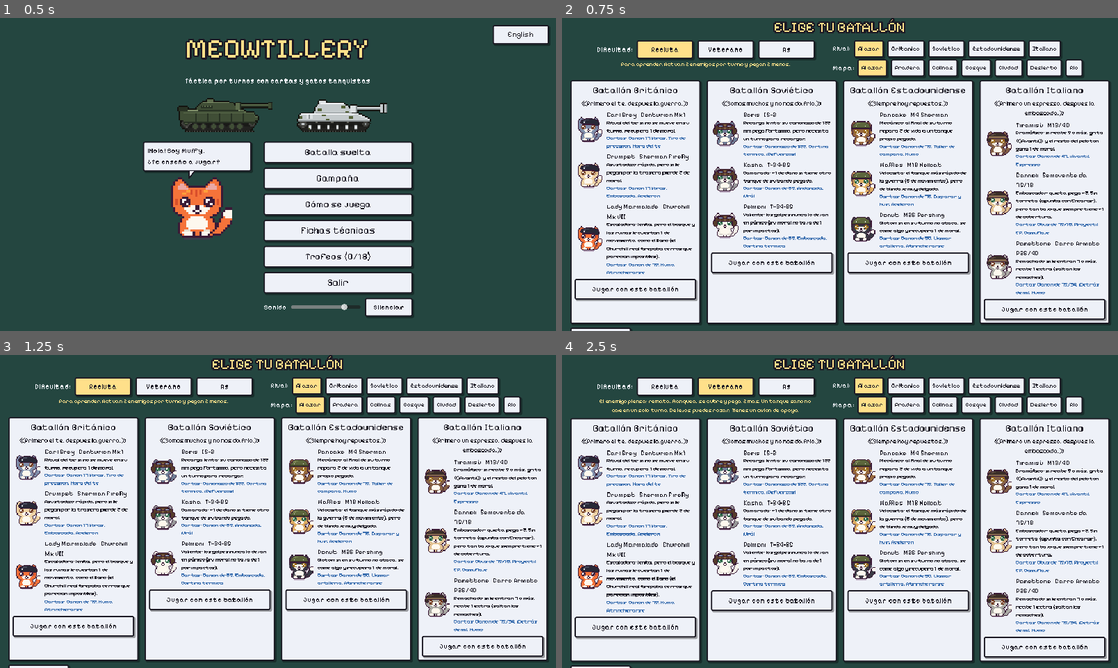
Above: before the commit, frames 1-4 (two rows, left to right).
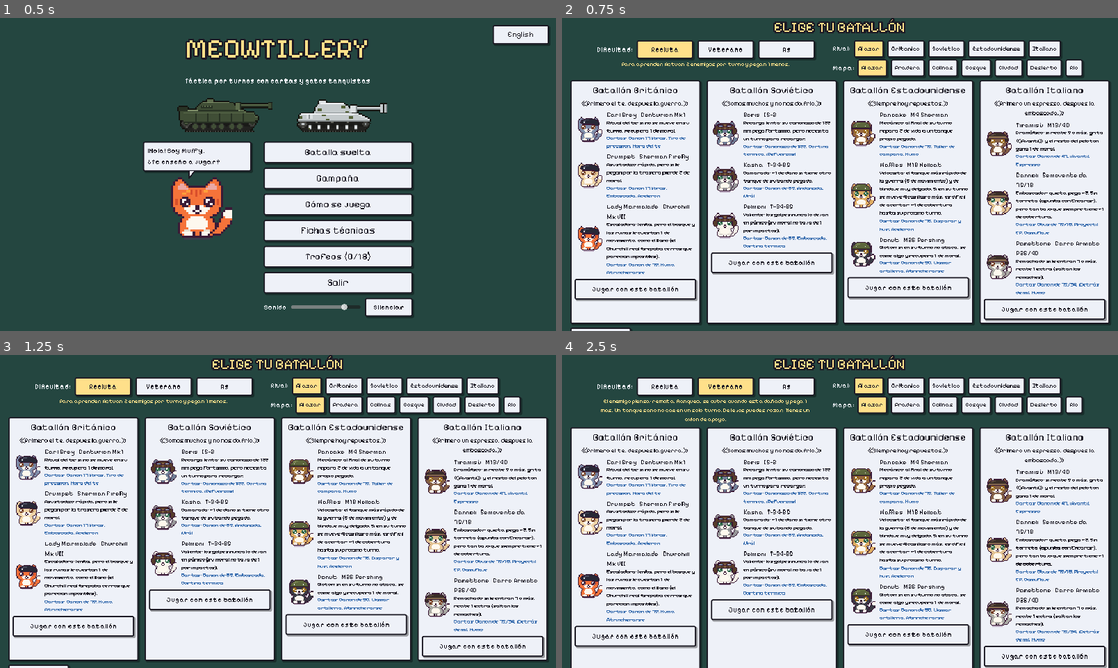
Above: after the commit, the same moments.

Repository: metaliaw/meowtillery
Game: Godot game, scene res://scenes/menu.tscn
Two runs of this game, one before a commit and one after it. Both use one fixed random seed, a clock stepped at 60 frames per second and the inputs below.
Inputs:
- Up to frame 1 (0.5 s): no input
- Up to frame 2 (0.75 s): click "Batalla suelta" at 0.5 s
- Up to frame 3 (1.25 s): no input
- Up to frame 4 (2.5 s): click "Recluta" at 1.25 s; click "Veterano" at 2 s

Frame 1 is identical in both runs. In frame 2, 2.7% of the frame differs, in the area x 10-74%, y 14-90%; in frame 3, 2.7%; in frame 4, 20%, in the area x 1-99%, y 14-100%.

Commit message:
Comentarios del playtester: IA que se cubre, más dificultad y tablero más claro
- Sonido: silenciar ya no usa set_bus_mute (en la web dejaba el juego mudo
  para siempre); en silencio no se toca nada y se cortan los sonidos.
- Panel derecho del combate sin barra de scroll a la vista.
- Restos en llamas solo el turno del derribo; después, una mancha de
  quemado y la casilla se ve libre.
- Base de color del bando bajo cada tanque (azul/rojo) y galones de clase
  (1 ligero, 2 medio, 3 pesado; campo `clase`), también en la ficha.
- IA de Veterano y As: elige la acción en vez de al azar (se cubre y se
  repliega si está muy dañada; dispara si alcanza; grito si hay tanques
  cerca) y juega con cautela cuando va perdiendo, sin dejar de acercarse.
- Dificultad: Recluta pega 1 menos (antes 2), Veterano y As pegan 1 más.
  Waffles (velocista): si se mueve 4+ casillas, +1 de cobertura.
- .gitattributes con LF: un \r\n rompía las claves de traducción de los
  textos de varias líneas. revisar_traduccion.py ahora lo avisa.

Co-Authored-By: Claude Opus 5.5 <noreply@anthropic.com>

Diff:
--- a/data/batallones.json
+++ b/data/batallones.json
@@ -9,6 +9,7 @@
     "unidades": [
       {
         "id": "earl_grey",
+        "clase": 3,
         "nombre": "Earl Grey",
         "inspirado_en": "Centurion Mk1",
         "sprite": "res://assets/centurion.png",
@@ -50,6 +51,7 @@
       },
       {
         "id": "crumpet",
+        "clase": 2,
         "nombre": "Crumpet",
         "inspirado_en": "Sherman Firefly",
         "sprite": "res://assets/firefly.png",
@@ -87,6 +89,7 @@
       },
       {
         "id": "marmalade",
+        "clase": 3,
         "nombre": "Lady Marmalade",
         "inspirado_en": "Churchill Mk VII",
         "sprite": "res://assets/churchill.png",
@@ -140,6 +143,7 @@
     "unidades": [
       {
         "id": "boris",
+        "clase": 3,
         "nombre": "Boris",
         "inspirado_en": "IS-2",
         "sprite": "res://assets/is2.png",
@@ -182,6 +186,7 @@
       },
       {
         "id": "kasha",
+        "clase": 2,
         "nombre": "Kasha",
         "inspirado_en": "T-34-85",
         "sprite": "res://assets/t34_85.png",
@@ -223,6 +228,7 @@
       },
       {
         "id": "pelmeni",
+        "clase": 2,
         "nombre": "Pelmeni",
         "inspirado_en": "T-34-85",
         "sprite": "res://assets/t34_85.png",
@@ -265,6 +271,7 @@
     ],
     "refuerzo": {
       "id": "mishka",
+      "clase": 2,
       "nombre": "Mishka",
       "inspirado_en": "T-34-85",
       "sprite": "res://assets/t34_85.png",
@@ -321,6 +328,7 @@
     "unidades": [
       {
         "id": "pancake",
+        "clase": 2,
         "nombre": "Pancake",
         "inspirado_en": "M4 Sherman",
         "sprite": "res://assets/sherman.png",
@@ -362,6 +370,7 @@
       },
       {
         "id": "waffles",
+        "clase": 1,
         "nombre": "Waffles",
         "inspirado_en": "M18 Hellcat",
         "sprite": "res://assets/hellcat.png",
@@ -379,7 +388,7 @@
         "movimiento": 6,
         "moral": 5,
         "mania": "velocista",
-        "mania_texto": "Velocista: el tanque más rápido de la guerra (6 de movimiento), pero de blindaje muy delgado.",
+        "mania_texto": "Velocista: el tanque más rápido de la guerra (6 de movimiento) y de blindaje muy delgado. Si en su turno se mueve 4 casillas o más, es difícil de acertar: +1 de cobertura hasta su próximo turno.",
         "habilidades": [
           "disparo_76",
           "disparar_y_huir",
@@ -399,6 +408,7 @@
       },
       {
         "id": "donut",
+        "clase": 3,
         "nombre": "Donut",
         "inspirado_en": "M26 Pershing",
         "sprite": "res://assets/pershing.png",
@@ -457,6 +467,7 @@
     "unidades": [
       {
         "id": "tiramisu",
+        "clase": 2,
         "nombre": "Tiramisù",
         "inspirado_en": "M13/40",
         "sprite": "res://assets/m13_40.png",
@@ -498,6 +509,7 @@
       },
       {
         "id": "cannoli",
+        "clase": 1,
         "nombre": "Cannoli",
         "inspirado_en": "Semovente da 75/18",
         "sprite": "res://assets/semovente.png",
@@ -537,6 +549,7 @@
       },
       {
         "id": "panettone",
+        "clase": 3,
         "nombre": "Panettone",
         "inspirado_en": "Carro Armato P26/40",
         "sprite": "res://assets/p40.png",
--- a/data/idioma/en.json
+++ b/data/idioma/en.json
@@ -207,9 +207,6 @@
  "Salir": "Quit",
  "Teniente Michi": "Lieutenant Michi",
  "Mandona: cada turno ordena a un tanque que ataque. Si obedece, +1 energía el turno siguiente; si no, ese tanque pierde 1 de moral.": "Bossy: every turn she orders one tank to attack. If it obeys, +1 energy next turn; if not, that tank loses 1 morale.",
- "Para aprender. Actúan 2 enemigos por turno y pegan 2 menos.": "For learning. 2 enemies act per turn and they hit 2 less.",
- "El enemigo piensa: remata, flanquea, se cubre y pega 2 más. Un tanque sano no cae en un solo turno. De lejos puedes rozar. Tienes un avión de apoyo.": "The enemy thinks: it finishes off, flanks, takes cover and hits 2 more. A healthy tank can't fall in a single turn. From far away you can graze. You get a support plane.",
- "Sin piedad: actúan todos, pegan 2 más y no hay red de seguridad. El rival también pide un avión.": "No mercy: they all act, hit 2 more and there's no safety net. The rival calls in a plane too.",
  "Pradera": "Meadow",
  "Colinas": "Hills",
  "Bosque": "Forest",
@@ -282,7 +279,6 @@
  "Cañón de 75": "75 mm Gun",
  "Taller": "Workshop",
  "Waffles": "Waffles",
- "Velocista: el tanque más rápido de la guerra (6 de movimiento), pero de blindaje muy delgado.": "Speedster: the fastest tank of the war (6 movement), but with very thin armor.",
  "Cañón de 76": "76 mm Gun",
  "Donut": "Donut",
  "Glotón: si en su turno no ataca, se come algo y recupera 1 de moral.": "Glutton: if he doesn't attack on his turn, he grabs a snack and regains 1 morale.",
@@ -502,5 +498,13 @@
  "Termina la campaña con los italianos.": "Finish the campaign with the Italians.",
  "Gato de biblioteca": "Library cat",
  "Mira todas las fichas técnicas.": "Read all the tech sheets.",
- "Haz clic para empezar": "Click to start"
+ "Haz clic para empezar": "Click to start",
+ "Ligero": "Light",
+ "Medio": "Medium",
+ "Pesado": "Heavy",
+ "%s se repliega a cubierto.": "%s falls back to cover.",
+ "Velocista: el tanque más rápido de la guerra (6 de movimiento) y de blindaje muy delgado. Si en su turno se mueve 4 casillas o más, es difícil de acertar: +1 de cobertura hasta su próximo turno.": "Speedster: the fastest tank of the war (6 movement) with very thin armor. If it moves 4 or more squares on its turn, it's hard to hit: +1 cover until its next turn.",
+ "Para aprender. Actúan 2 enemigos por turno y pegan 1 menos.": "For learning. 2 enemies act per turn and they hit 1 less.",
+ "El enemigo piensa: remata, flanquea, se cubre cuando está dañado y pega 1 más. Un tanque sano no cae en un solo turno. De lejos puedes rozar. Tienes un avión de apoyo.": "The enemy thinks: it finishes off, flanks, takes cover when damaged and hits 1 more. A healthy tank can't fall in a single turn. From far away you can graze. You get a support plane.",
+ "Sin piedad: actúan todos, piensan, pegan 1 más y no hay red de seguridad. El rival también pide un avión.": "No mercy: they all act, they think, hit 1 more and there's no safety net. The rival calls in a plane too."
 }
--- a/scripts/combate.gd
+++ b/scripts/combate.gd
@@ -42,6 +42,16 @@
 const GOLPE_QUE_SALTA_REMACHES := 7
 const DISTANCIA_CAMUFLAJE := 3
 const PENALIZACION_FUERA_DEL_FRENTE := 2
+## IA lista: con este daño (fracción de la vida perdida) y tanques tuyos cerca, se cubre.
+const HERIDO_PARA_CUBRIRSE := 0.55
+## Alcance que la IA le supone a tus cañones para saber si una casilla es peligrosa.
+const ALCANCE_TIPICO := 4
+const PASOS_PARA_ESQUIVAR := 4
+const COBERTURA_ESQUIVA := 1
+## IA lista con cautela: puntos que resta cada tanque tuyo que alcanzaría la casilla.
+## Bajo a propósito: elige casillas más protegidas, pero no deja de acercarse (si se
+## escondiera, la batalla no terminaría).
+const RIESGO_POR_AMENAZA := 3.0
 ## Dado de eventos del frente: al empezar el turno TURNO_DADO se tira un dado de 6 y pasa
 ## algo que dura ese turno (el tuyo y la fase enemiga que le sigue).
 ## Minas (mapa del desierto): al pasar por una se tira un dado; con 1 o 2, explota.
@@ -363,13 +373,21 @@
 ## Cobertura de `u` donde está: la del terreno más su perfil bajo (el Semovente, sin
 ## torreta, es tan bajo que siempre tiene +1).
 func cobertura_de(u: Dictionary) -> int:
-	return mapa.cobertura(u["pos"]) + int(u.get("perfil_bajo", 0))
+	return mapa.cobertura(u["pos"]) + int(u.get("perfil_bajo", 0)) + _esquiva(u)
+
+
+## Manía "velocista" (el Hellcat): si en su turno se movió PASOS_PARA_ESQUIVAR casillas o
+## más, es difícil de acertar: +COBERTURA_ESQUIVA hasta su próximo turno.
+func _esquiva(u: Dictionary) -> int:
+	if u.get("mania") == "velocista" and int(u.get("pasos_turno", 0)) >= PASOS_PARA_ESQUIVAR:
+		return COBERTURA_ESQUIVA
+	return 0
 
 
 ## Cobertura de `u` contra este ataque (la artillería ignora la del terreno, no el perfil).
 func _cobertura_para(c: Dictionary, u: Dictionary) -> int:
 	var terreno := 0 if c.get("ignora_cobertura", false) else mapa.cobertura(u["pos"])
-	return terreno + int(u.get("perfil_bajo", 0))
+	return terreno + int(u.get("perfil_bajo", 0)) + _esquiva(u)
 
 
 ## Repara vida (sin pasar del máximo) y lo avisa con un texto verde.
@@ -633,6 +651,7 @@
 	if i["absorbido"] > 0:
 		texto += tr(" (%d absorbido)") % i["absorbido"]
 	if not vivo(u):
+		u["turno_caida"] = turno  # el tablero deja los restos en llamas solo ese turno
 		texto += tr(". ¡Fuera de combate! El gato escapa a salvo.")
 		evento.emit("explosion")
 		_capturar_de(u)
@@ -932,6 +951,7 @@
 		u["escudo"] = 0
 		u["mov_restante"] = u["movimiento"]
 		u["se_movio"] = false
+		u["pasos_turno"] = 0
 		u["ataques_turno"] = 0
 		# Habilidades: se pueden volver a usar y las recargas avanzan un turno.
 		u["usadas"] = {}
@@ -1051,7 +1071,10 @@
 			e["intencion"] = {"nombre": tr("En reserva"), "reserva": true}
 		else:
 			var acciones: Array = e["acciones"]
-			var a: Dictionary = acciones[rng.randi_range(0, acciones.size() - 1)].duplicate(true)
+			var indice := rng.randi_range(0, acciones.size() - 1)
+			if dificultad.get("ia_lista", false):
+				indice = _accion_pensada(e, acciones, indice)
+			var a: Dictionary = acciones[indice].duplicate(true)
 			if a.has("alcance"):
 				a["alcance"] = _rango(a["alcance"])
 			if a.has("dano"):
@@ -1059,6 +1082,89 @@
 				a["dano"] = maxi(int(a["dano"]) + int(dificultad.get("bonus_dano", 0)), 1)
 			e["intencion"] = a
 	_planear_aereo_enemigo()
+
+
+## IA lista (Veterano y As): en vez de elegir la acción al azar, piensa.
+##   - muy dañado y con tanques tuyos cerca: se cubre con escudo (y se retira, ver _celda_segura);
+##   - si su ataque alcanza a alguien este turno: dispara con el mejor;
+##   - si no llega, y tiene un grito, baja la moral de los que estén cerca;
+##   - si no, avanza con su ataque.
+func _accion_pensada(e: Dictionary, acciones: Array, por_defecto: int) -> int:
+	var ataque := -1
+	var escudo := -1
+	var grito := -1
+	for k in acciones.size():
+		var a: Dictionary = acciones[k]
+		if a.has("dano") and (ataque < 0 or int(a["dano"]) > int(acciones[ataque]["dano"])):
+			ataque = k
+		elif a.has("escudo"):
+			escudo = k
+		elif a.has("moral"):
+			grito = k
+	var herido := 1.0 - float(e["casco"]) / float(e["casco_max"])
+	if escudo >= 0 and herido >= HERIDO_PARA_CUBRIRSE and amenaza_aliada(e["pos"]) >= 1:
+		return escudo
+	if ataque >= 0 and _ataque_alcanza(e, acciones[ataque]):
+		return ataque
+	if grito >= 0:
+		var radio := int(acciones[grito].get("radio", 99)) + int(e["movimiento"])
+		for u in aliados:
+			if vivo(u) and Mapa.distancia(u["pos"], e["pos"]) <= radio:
+				return grito
+	return ataque if ataque >= 0 else por_defecto
+
+
+## ¿Este ataque alcanzaría a algún tanque tuyo en la próxima fase (moviéndose primero)?
+func _ataque_alcanza(e: Dictionary, accion_def: Dictionary) -> bool:
+	var a: Dictionary = accion_def.duplicate(true)
+	a["alcance"] = _rango(a["alcance"])
+	var antes: Dictionary = e["intencion"]
+	e["intencion"] = a
+	var zona := celdas_amenaza(e)
+	e["intencion"] = antes
+	for u in aliados:
+		if vivo(u) and zona.has(u["pos"]):
+			return true
+	return false
+
+
+## Cuántos tanques tuyos podrían pegarle a quien esté en `celda` (moverse + un alcance típico).
+func amenaza_aliada(celda: Vector2i) -> int:
+	var n := 0
+	for u in aliados:
+		if vivo(u) and Mapa.distancia(u["pos"], celda) <= int(u["movimiento"]) + ALCANCE_TIPICO:
+			n += 1
+	return n
+
+
+## Casilla a la que se retira un enemigo que se cubre: la menos amenazada, mejor con
+## cobertura y lejos de tus tanques.
+func _celda_segura(e: Dictionary, opciones: Dictionary) -> Vector2i:
+	var mejor: Vector2i = e["pos"]
+	var mejor_puntaje := -INF
+	for celda in opciones:
+		var cerca := 1 << 20
+		for u in aliados:
+			if vivo(u):
+				cerca = mini(cerca, Mapa.distancia(u["pos"], celda))
+		var puntaje: float = -amenaza_aliada(celda) * 10.0 + mapa.cobertura(celda) * 4.0 + cerca \
+			- int(opciones[celda][0]) * 0.1
+		if puntaje > mejor_puntaje:
+			mejor_puntaje = puntaje
+			mejor = celda
+	return mejor
+
+
+## Cuánto le importa a un enemigo quedar expuesto (0 = nada). Crece si está dañado o si su
+## bando va perdiendo (menos tanques en pie que los tuyos).
+func _cautela(e: Dictionary) -> float:
+	var herido := 1.0 - float(e["casco"]) / float(e["casco_max"])
+	var mios := enemigos.filter(func(x): return vivo(x)).size()
+	var tuyos := aliados.filter(func(x): return vivo(x)).size()
+	var c := herido if herido >= 0.5 else 0.0
+	if mios < tuyos:
+		c = maxf(c, 0.5)
+	return c
 
 
 ## Cuántos enemigos actúan por turno con la dificultad actual.
@@ -1121,6 +1227,7 @@
 func _turno_enemigo() -> void:
 	for e in enemigos:
 		e["se_movio"] = false
+		e["pasos_turno"] = 0
 		e["ataques_turno"] = 0
 	_sanos_en_fase.clear()
 	if dificultad.get("salvavidas", false):
@@ -1192,6 +1299,12 @@
 					u["moral"] = maxi(u["moral"] - int(a["moral"]), 0)
 					_avisar(u, tr("-%d moral") % int(a["moral"]), "malo")
 		if a.has("escudo"):
+			if dificultad.get("ia_lista", false) and not a.has("dano"):
+				var opciones := casillas_de_movimiento(e, movimiento_de(e))
+				var segura := _celda_segura(e, opciones)
+				if segura != e["pos"]:
+					_mover_a(e, segura, opciones)
+					_anotar(tr("%s se repliega a cubierto.") % e["nombre"])
 			_anotar(tr("%s usa %s.") % [e["nombre"], a["nombre"]])
 			e["escudo"] += int(a["escudo"])
 			_avisar(e, tr("+%d escudo") % int(a["escudo"]), "escudo")
@@ -1255,8 +1368,10 @@
 	var original: Vector2i = e["pos"]
 	var mejor := {}
 	var mejor_puntaje := -INF
+	var cautela := _cautela(e)
 	for celda in opciones:
 		var coste: int = opciones[celda][0]
+		var riesgo := amenaza_aliada(celda) * RIESGO_POR_AMENAZA * cautela
 		e["pos"] = celda  # para que el bono de "camarada" mire desde la casilla candidata
 		e["se_movio"] = celda != original  # y el de "emboscador" sepa si se movió
 		var cerca := 1 << 20
@@ -1271,12 +1386,12 @@
 			var imp := calcular_impacto(u, int(a["dano"]) + bonus_de_ataque(e, a, u), pen, lado, cobertura_de(u))
 			var herido := 1.0 - float(u["casco"]) / float(u["casco_max"])
 			var puntaje: float = 1000.0 + imp["al_casco"] * 10.0 + (300.0 if imp["derriba"] else 0.0) \
-				+ herido * 20.0 + mapa.cobertura(celda) * 4.0 - coste
+				+ herido * 20.0 + mapa.cobertura(celda) * 4.0 - coste - riesgo
 			if puntaje > mejor_puntaje:
 				mejor_puntaje = puntaje
 				mejor = {"celda": celda, "objetivo": u}
 		# Sin blanco a tiro: acercarse, mejor si es a cubierto.
-		var acercarse := -cerca * 10.0 + mapa.cobertura(celda) * 3.0 - coste
+		var acercarse := -cerca * 10.0 + mapa.cobertura(celda) * 3.0 - coste - riesgo
 		if mejor_puntaje < 1000.0 and acercarse > mejor_puntaje:
 			mejor_puntaje = acercarse
 			mejor = {"celda": celda, "objetivo": _aliado_mas_cercano(celda)}
@@ -1312,6 +1427,7 @@
 	u["orientacion"] = celda - anterior
 	u["pos"] = celda
 	u["se_movio"] = true
+	u["pasos_turno"] = int(u.get("pasos_turno", 0)) + camino.size() - 1
 	_descamuflar(u)
 	accion.emit({"tipo": "mover", "clave": u.get("clave", ""), "camino": camino, "orientacion": u["orientacion"]})
 	for paso in camino.slice(1):
--- a/scripts/escena_combate.gd
+++ b/scripts/escena_combate.gd
@@ -122,9 +122,10 @@
 	var scroll := ScrollContainer.new()
 	scroll.size_flags_vertical = Control.SIZE_EXPAND_FILL
 	scroll.horizontal_scroll_mode = ScrollContainer.SCROLL_MODE_DISABLED
-	var margen_scroll := MarginContainer.new()  # que la barra de scroll no tape el final de las líneas
+	# Sin barra a la vista (distraía): lo que no cabe, que es el registro, se ve con la rueda.
+	scroll.vertical_scroll_mode = ScrollContainer.SCROLL_MODE_SHOW_NEVER
+	var margen_scroll := MarginContainer.new()
 	margen_scroll.size_flags_horizontal = Control.SIZE_EXPAND_FILL
-	margen_scroll.add_theme_constant_override("margin_right", 14)
 	scroll.add_child(margen_scroll)
 	var lateral := VBoxContainer.new()
 	lateral.size_flags_horizontal = Control.SIZE_EXPAND_FILL
--- a/scripts/ficha.gd
+++ b/scripts/ficha.gd
@@ -87,7 +87,9 @@
 		_retrato.visible = false
 	_retrato.modulate = Color(1, 1, 1, 1) if vivo else Color(1, 1, 1, 0.5)
 	_nombre.text = u["nombre"]
-	_tanque.text = u.get("inspirado_en", "")
+	var clase := int(u.get("clase", 0))
+	var nombre_clase: String = [tr("Ligero"), tr("Medio"), tr("Pesado")][clamp(clase, 1, 3) - 1] if clase > 0 else ""
+	_tanque.text = u.get("inspirado_en", "") + ("  ·  %s %s" % [nombre_clase, "▲".repeat(clase)] if clase > 0 else "")
 	_diagrama.configurar(u["blindaje"], u["orientacion"], resaltar if vivo else "")
 	_barras.configurar(u, combate)
 	var terreno: Dictionary = combate.mapa.terreno(u["pos"])
--- a/scripts/partida.gd
+++ b/scripts/partida.gd
@@ -20,13 +20,13 @@
 
 ## Niveles de dificultad (ver Combate.dificultad). Calibrados con tools/qa/simular.gd.
 const DIFICULTADES := {
-	"recluta": {"nombre": "Recluta", "texto": "Para aprender. Actúan 2 enemigos por turno y pegan 2 menos.",
-		"acciones_max": 2, "bonus_dano": -2, "ia_lista": false, "salvavidas": true, "dado_amable": true},
-	"veterano": {"nombre": "Veterano", "texto": "El enemigo piensa: remata, flanquea, se cubre y pega 2 más. Un tanque sano no cae en un solo turno. De lejos puedes rozar. Tienes un avión de apoyo.",
-		"acciones_max": 3, "bonus_dano": 2, "ia_lista": true, "salvavidas": true, "punteria": true,
+	"recluta": {"nombre": "Recluta", "texto": "Para aprender. Actúan 2 enemigos por turno y pegan 1 menos.",
+		"acciones_max": 2, "bonus_dano": -1, "ia_lista": false, "salvavidas": true, "dado_amable": true},
+	"veterano": {"nombre": "Veterano", "texto": "El enemigo piensa: remata, flanquea, se cubre cuando está dañado y pega 1 más. Un tanque sano no cae en un solo turno. De lejos puedes rozar. Tienes un avión de apoyo.",
+		"acciones_max": 3, "bonus_dano": 1, "ia_lista": true, "salvavidas": true, "punteria": true,
 		"aereo": true},
-	"as": {"nombre": "As", "texto": "Sin piedad: actúan todos, pegan 2 más y no hay red de seguridad. El rival también pide un avión.",
-		"acciones_max": 4, "bonus_dano": 2, "ia_lista": true, "punteria": true,
+	"as": {"nombre": "As", "texto": "Sin piedad: actúan todos, piensan, pegan 1 más y no hay red de seguridad. El rival también pide un avión.",
+		"acciones_max": 4, "bonus_dano": 1, "ia_lista": true, "punteria": true,
 		"aereo": true, "aereo_enemigo": true},
 }
 
--- a/scripts/sonido.gd
+++ b/scripts/sonido.gd
@@ -64,11 +64,21 @@
 	_guardar_ajustes()
 
 
+## Silencio sin usar set_bus_mute: en la versión web (audio por "samples" del navegador),
+## silenciar el bus y volver a activarlo dejaba el juego mudo para siempre. Ahora, en
+## silencio no se toca nada y se cortan los sonidos que estuvieran sonando.
 func _aplicar() -> void:
 	var bus := AudioServer.get_bus_index("Master")
+	AudioServer.set_bus_mute(bus, false)
 	AudioServer.set_bus_volume_db(bus, linear_to_db(maxf(volumen, 0.0001)))
-	AudioServer.set_bus_mute(bus, silencio or volumen <= 0.001)
+	if mudo():
+		for r in _reproductores:
+			r.stop()
 	ajustes_cambiados.emit()
+
+
+func mudo() -> bool:
+	return silencio or volumen <= 0.001
 
 
 func _cargar_ajustes() -> void:
@@ -87,7 +97,7 @@
 
 
 func tocar(nombre: String) -> void:
-	if not _flujos.has(nombre):
+	if not _flujos.has(nombre) or mudo():
 		return
 	# Reparte entre varios reproductores para que un sonido no corte al anterior.
 	var r := _reproductores[_siguiente]
--- a/scripts/tablero.gd
+++ b/scripts/tablero.gd
@@ -512,6 +512,13 @@
 func _dibujar_restos(u: Dictionary, e: Dictionary) -> void:
 	var esquina: Vector2 = e["celda"] * TAM
 	var centro := esquina + Vector2(TAM, TAM) / 2
+	# Desde el turno siguiente quedan solo las marcas de quemado: la casilla se ve libre
+	# (los restos en llamas daban la sensación de que no se podía pasar).
+	if int(u.get("turno_caida", combate.turno)) < combate.turno and not animando:
+		for k in 3:
+			var p := centro + Vector2(-10 + k * 10, 6 + (k % 2) * 4)
+			draw_circle(p, 9.0 - k, Color(0.12, 0.1, 0.1, 0.22))
+		return
 	var tex := _textura(u["sprite"])
 	var tam_sprite := tex.get_size() * maxi(1, TAM / int(tex.get_size().x))
 	var escala := Vector2(-1, 1) if e["orientacion"] == Vector2i.LEFT else Vector2(1, 1)
@@ -698,6 +705,14 @@
 		esquina.x += sin(_temblor[u["clave"]] * 70.0) * 3.0
 	var centro := esquina + Vector2(TAM, TAM) / 2
 
+	# Base de color del bando bajo el tanque (azul tuyo, rojo enemigo), como las fichas
+	# de cada jugador en un juego de mesa: se sabe de un vistazo de quién es cada uno.
+	var color_bando := Color("4da3ff") if u["bando"] == "aliado" else Color("ff5a5a")
+	draw_set_transform(centro + Vector2(0, 12), 0.0, Vector2(1.0, 0.42))
+	draw_circle(Vector2.ZERO, TAM * 0.44, Color(color_bando, 0.55))
+	draw_arc(Vector2.ZERO, TAM * 0.44, 0, TAU, 32, color_bando.darkened(0.25), 3.0)
+	draw_set_transform(Vector2.ZERO)
+
 	# El sprite mira a la derecha; se voltea si la unidad mira a la izquierda.
 	var tex := _textura(u["sprite"])
 	# Escala entera: los sprites chicos (32 px) se duplican; los realistas (80 px) van a ×1
@@ -736,13 +751,25 @@
 	var fraccion := float(e["casco"]) / float(u["casco_max"])
 	var color_barra := Color("7ee08a") if u["bando"] == "aliado" else Color("ff7a7a")
 	draw_rect(Rect2(barra.position, Vector2(barra.size.x * fraccion, barra.size.y)), color_barra)
+	_galones(esquina + Vector2(3, 3), int(u.get("clase", 2)), color_bando)
 	if e["escudo"] > 0:
-		draw_string(get_theme_default_font(), esquina + Vector2(4, 14), "+%d" % e["escudo"],
+		draw_string(get_theme_default_font(), esquina + Vector2(20, 14), "+%d" % e["escudo"],
 			HORIZONTAL_ALIGNMENT_LEFT, -1, 12, COLORES_TEXTO["escudo"])
 
 	# Qué piensa hacer el enemigo, siempre a la vista (se oculta mientras se anima).
 	if u["bando"] == "enemigo" and not animando:
 		_icono_intencion(esquina, intencion)
+
+
+## Galones de clase (1 ligero, 2 medio, 3 pesado) en una plaquita del color del bando.
+func _galones(pos: Vector2, clase: int, color_bando: Color) -> void:
+	var alto := 5.0 + 5.0 * clase
+	draw_rect(Rect2(pos, Vector2(15, alto)), COLOR_TINTA)
+	draw_rect(Rect2(pos + Vector2(1, 1), Vector2(13, alto - 2)), color_bando.darkened(0.35))
+	for k in clase:
+		var y := pos.y + 4.0 + k * 5.0
+		var pts := PackedVector2Array([Vector2(pos.x + 3, y + 3), Vector2(pos.x + 7.5, y), Vector2(pos.x + 12, y + 3)])
+		draw_polyline(pts, Color("ffe08a"), 2.0)
 
 
 ## Cartelito sobre cada enemigo: mira + daño (ataque), escudo, grito (baja moral),
--- a/tests/test_combate.gd
+++ b/tests/test_combate.gd
@@ -61,6 +61,7 @@
 	_probar_trofeos()
 	_probar_mapas_nuevos()
 	_probar_ingles()
+	_probar_ia_cuidadosa()
 	print("\nTODO OK" if _fallos == 0 else "\n%d FALLOS" % _fallos)
 	quit(1 if _fallos > 0 else 0)
 
@@ -493,8 +494,8 @@
 		var e: Dictionary = c.enemigos[0]
 		e["acciones"] = [{"nombre": "Prueba", "dano": 6, "alcance": [1, 4]}]
 		c._elegir_intenciones()
-	_comprobar(recluta.enemigos[0]["intencion"]["dano"] == 4, "Recluta: el enemigo pega 2 menos (y lo anuncia)")
-	_comprobar(as_.enemigos[0]["intencion"]["dano"] == 8, "As: el enemigo pega 2 más (y lo anuncia)")
+	_comprobar(recluta.enemigos[0]["intencion"]["dano"] == 5, "Recluta: el enemigo pega 1 menos (y lo anuncia)")
+	_comprobar(as_.enemigos[0]["intencion"]["dano"] == 7, "As: el enemigo pega 1 más (y lo anuncia)")
 
 	# IA lista: entre dos blancos a tiro, remata al que puede derribar.
 	var v := _con_dificultad("veterano")
@@ -1060,6 +1061,40 @@
 	_comprobar(Datos.leer("res://data/cartas.json")[0]["nombre"] == "Disparo AP", "y de vuelta en español")
 
 
+## IA lista: se cubre y se retira si está muy dañada; si alcanza a alguien, dispara.
+func _probar_ia_cuidadosa() -> void:
+	var c := Combate.new()
+	PartidaScript.iniciar_combate(c, "britanico", "sovietico", 4, false, "veterano")
+	var kasha: Dictionary = c.enemigos[1]  # Disparo de 85 o Cortina térmica
+	var acciones: Array = kasha["acciones"]
+	kasha["pos"] = c.aliados[0]["pos"] + Vector2i(3, 0)
+	var disparo := c._accion_pensada(kasha, acciones, 1)
+	_comprobar(acciones[disparo].has("dano"), "IA: sana y con un blanco a tiro, dispara")
+	kasha["casco"] = 3
+	var cubre := c._accion_pensada(kasha, acciones, 0)
+	_comprobar(acciones[cubre].has("escudo"), "IA: muy dañada y amenazada, se cubre")
+	var opciones := c.casillas_de_movimiento(kasha, kasha["movimiento"])
+	var segura := c._celda_segura(kasha, opciones)
+	_comprobar(c.amenaza_aliada(segura) <= c.amenaza_aliada(kasha["pos"]), "IA: al cubrirse se retira a una casilla menos expuesta")
+	c.aliados[1]["casco"] = 0
+	c.aliados[2]["casco"] = 0
+	_comprobar(c._cautela(c.enemigos[0]) == 0.0, "IA: sana y ganando, no se esconde")
+	for e in c.enemigos.slice(1):
+		e["casco"] = 0
+	c.aliados[1]["casco"] = 10
+	_comprobar(c._cautela(c.enemigos[0]) >= 0.5, "IA: si su bando va perdiendo, juega con cautela")
+
+	# Waffles (velocista): si se mueve 4 o más casillas, +1 de cobertura hasta su próximo turno.
+	var w := Combate.new()
+	PartidaScript.iniciar_combate(w, "estadounidense", "sovietico", 2, false, "recluta")
+	var waffles: Dictionary = w.aliados[1]
+	var cob_quieto := w.cobertura_de(waffles)
+	waffles["pasos_turno"] = 4
+	_comprobar(w.cobertura_de(waffles) == cob_quieto + w.COBERTURA_ESQUIVA, "Waffles: moverse 4 lo hace difícil de acertar")
+	waffles["pasos_turno"] = 3
+	_comprobar(w.cobertura_de(waffles) == cob_quieto, "Waffles: con 3 pasos, no")
+
+
 func _probar_cartas_de_batallon() -> void:
 	var b := _batalla()
 	b.energia = 3
Binary file changed: docs/capturas/batallones.png
Binary file changed: docs/capturas/combate.png
Binary file changed: docs/capturas/killcam.png
Not shown, changed: docs/index.pck
